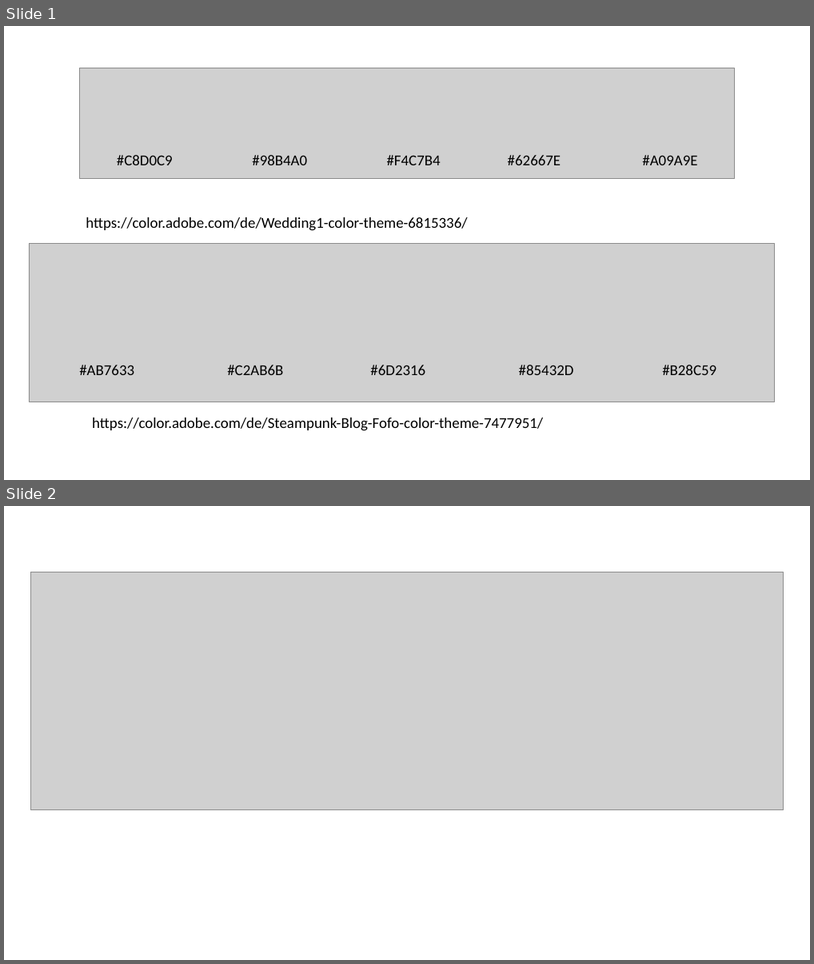
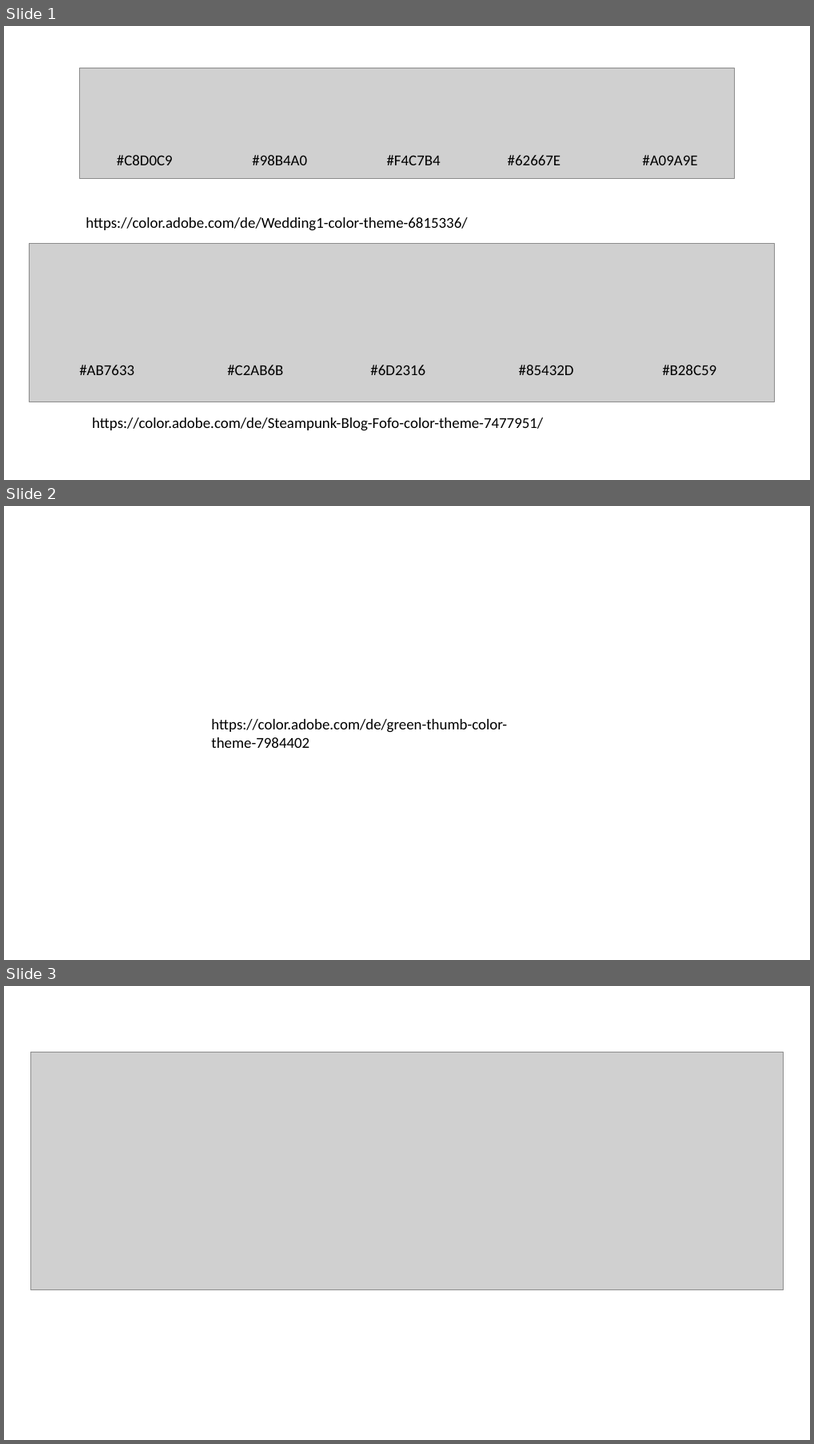
Before and after one commit to stefan-berlin/stefan-berlin.github.io, a slide deck: openHPI/Farbschema.pptx. Shown one above the other, each under a label of ours: slides 1 and 2 before the commit, slides 1, 2 and 3 after it. The pictures are 814x964 and 814x1444 pixels, drawn with LibreOffice and Linux fonts; fonts in the diff are those of the drawing; grey boxes stand for pictures. Boxes give left, top, right and bottom in pixels: in the first picture for what was removed or moved away, otherwise in the second. Text is boxed around its words. In the diff, an @@ line names an element or a change of style, - is before the commit and + after.

Commit message:
Farbschema ergänzt

```diff
--- a/openHPI/Farbschema.pptx
+++ b/openHPI/Farbschema.pptx
@@ slide 2 added at bbox=[4, 506, 810, 960], background #FFFFFF @@
@@ text added at bbox=[211, 719, 507, 748], 18 pt, text #000000 @@
+https://color.adobe.com/de/green-thumb-color-theme-7984402
@@ what was slide 2 is now slide 3 @@
```
